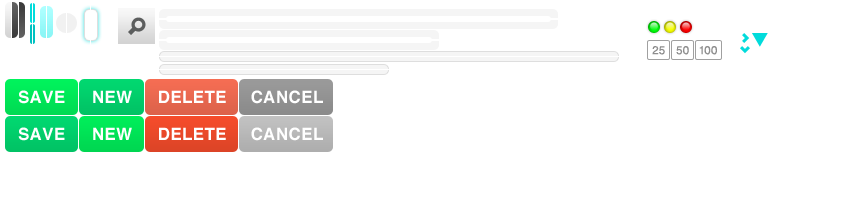
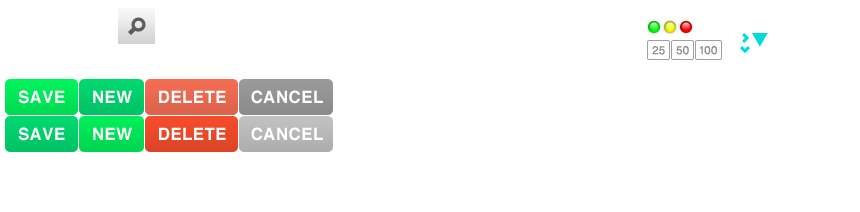
Before/after of a 860px x 212px layered artwork. What changed in the layer stack:
removed layer "Email Field" over (159, 51, 619, 75)
removed layer "Role Box copy" (1st of 2) over (159, 30, 439, 50)
removed layer "Role Box copy" (2nd of 2) over (159, 9, 558, 29)
removed layer "Layer 14" over (40, 6, 46, 38)
removed layer "Layer 16" over (47, 6, 53, 38)
removed layer "Layer 19" over (80, 5, 90, 45)
removed layer "Layer 21" over (91, 5, 102, 45)
removed layer "Layer 17" over (56, 13, 66, 33)
removed layer "Layer 18" over (67, 13, 77, 33)
removed layer "Layer 12" over (33, 3, 35, 44)
removed layer "Layer 13" over (30, 3, 32, 44)
removed layer "Layer 6" over (19, 2, 25, 38)
removed layer "Layer 5" over (12, 2, 18, 38)
removed layer "Layer 9" over (5, 2, 11, 38)
